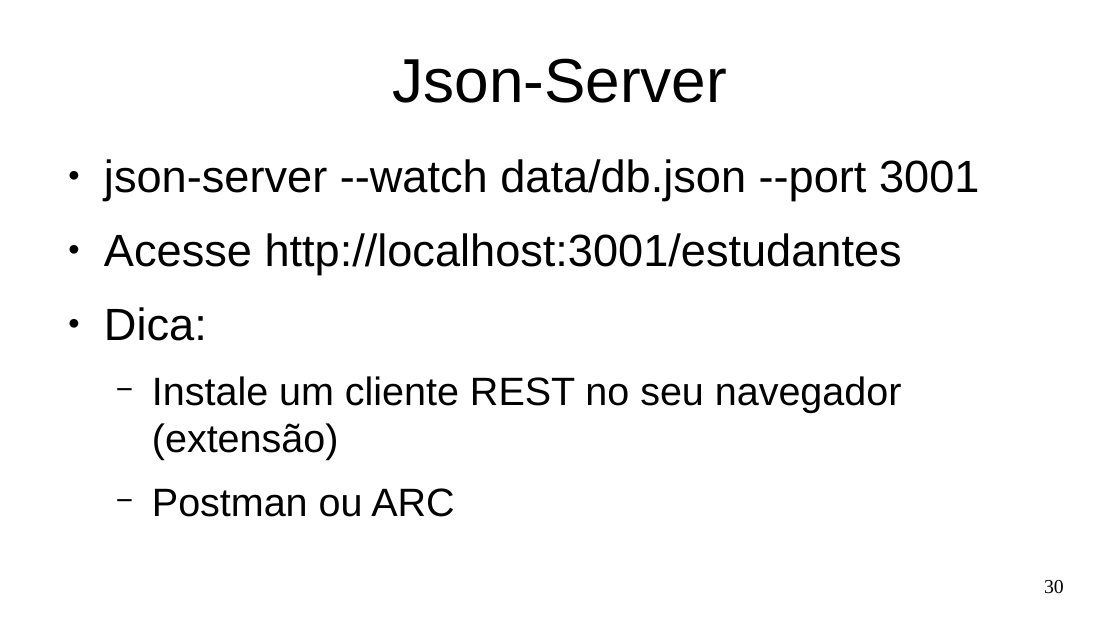
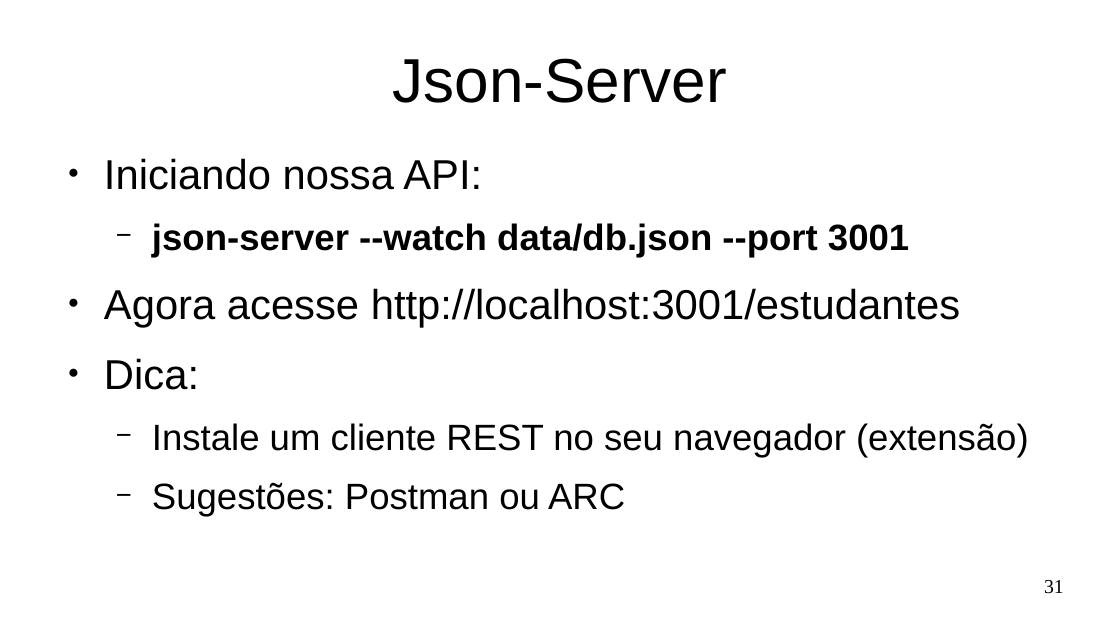
Before and after one commit to Marques-Dev/WEB_2020-1, a slide deck: slide 31 of SLIDES/aula03.odp (slide 30 before the commit). Drawn at 1120x630 pixels with LibreOffice and Linux fonts; fonts in the diff are those of the drawing. Boxes give left, top, right and bottom in pixels: in the first picture for what was removed or moved away, otherwise in the second. Text is boxed around its words. In the diff, an @@ line names an element or a change of style, - is before the commit and + after.

```diff
--- a/SLIDES/aula03.odp
+++ b/SLIDES/aula03.odp
@@ text at [104, 158, 482, 190]: paragraph added @@
+● Iniciando nossa API:
@@ text at [104, 223, 1029, 457]: size 32 to 25.9 pt, bold on in "json-server --watch data/db.json --port 3001"; size 32 to 29.6 pt in "Dica:"; size 28 to 25.9 pt in "Instale um cliente REST no seu navegador ..."; bullet ● to −; list level 1 to 2 in "json-server --watch data/db.json --port 3001" @@
@@ text at [104, 288, 960, 327]: text changed; size 32 to 29.6 pt @@
-● Acesse http://localhost:3001/estudantes
+● Agora acesse http://localhost:3001/estudantes
@@ text at [152, 482, 625, 517]: text changed; size 28 to 25.9 pt @@
-  − Postman ou ARC
+  − Sugestões: Postman ou ARC
@@ page number at [1044, 580, 1064, 594]: text changed @@
-30
+31
```
Also in this commit, not shown: 15 other slides changed, 9 slides added, 6 other files.
